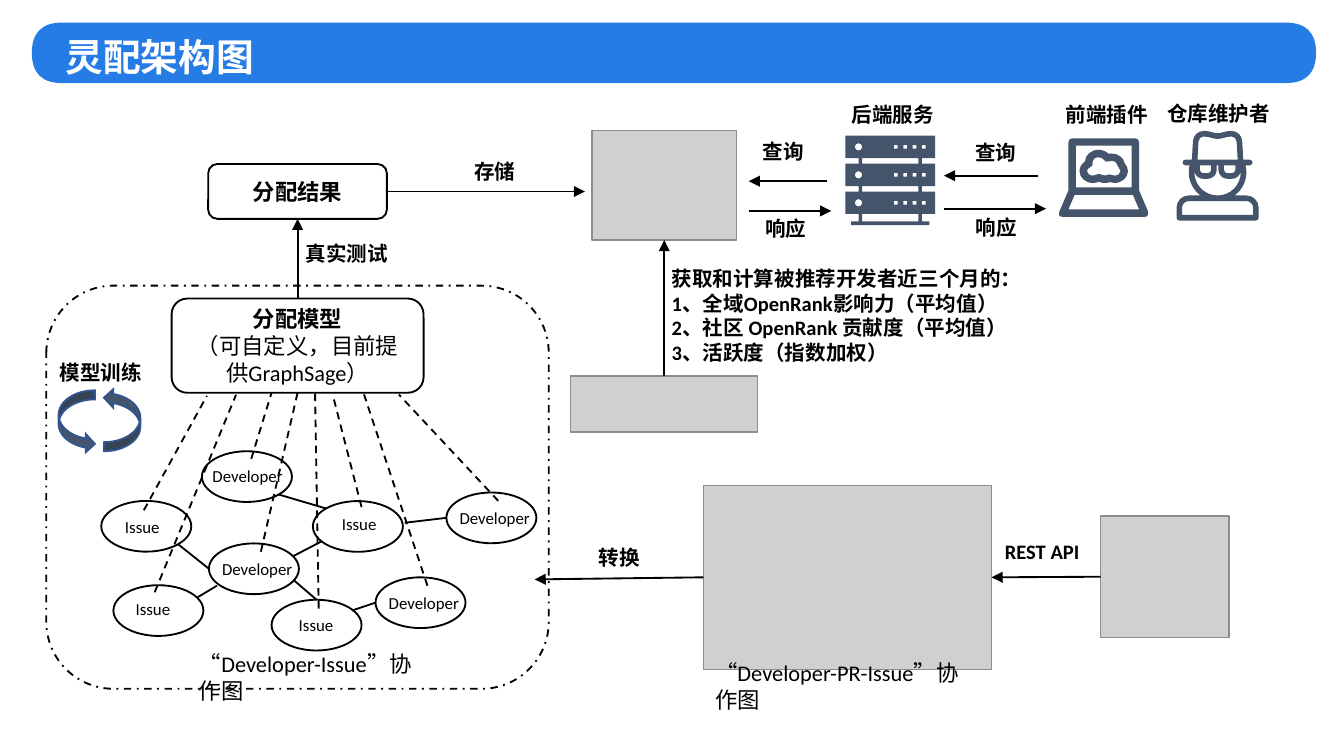
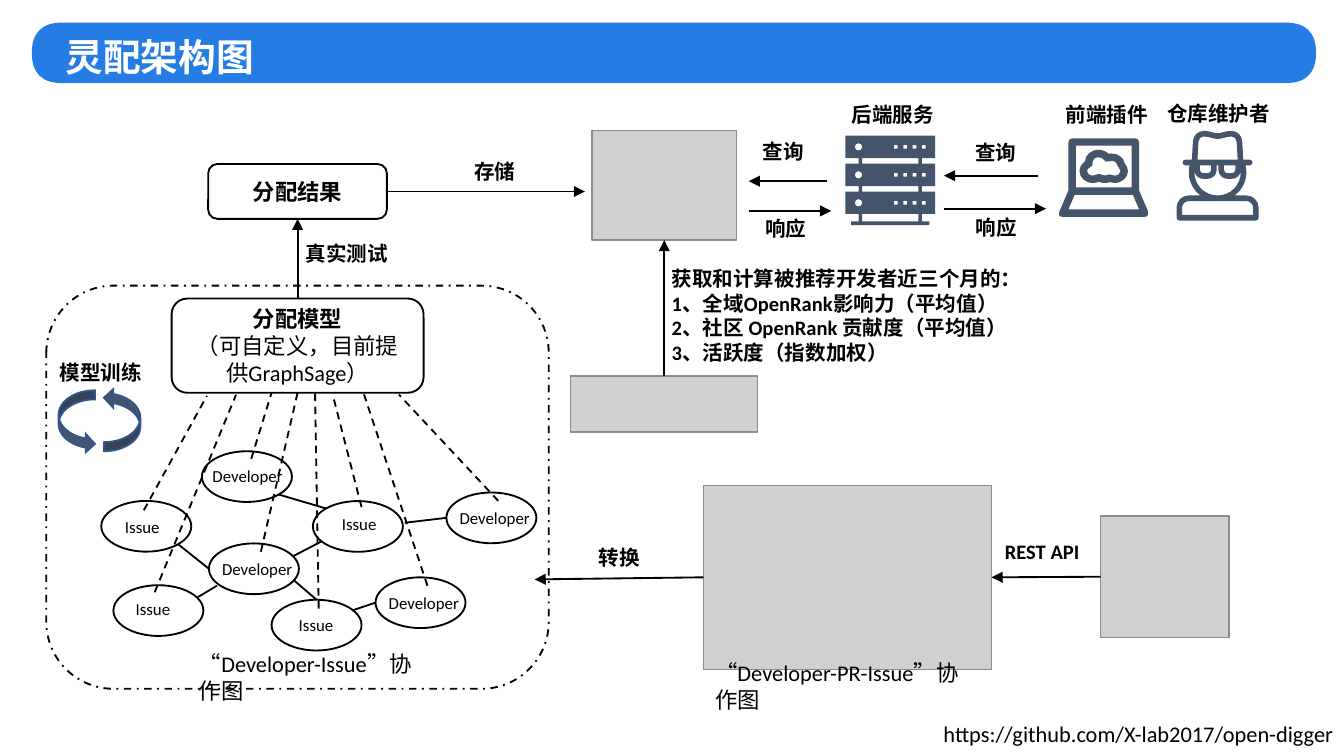
Before and after one commit to zhingoll/Issue-Assigner-BaaS, a slide deck: slide 16 of OpenRank杯初赛-灵配.pptx. Drawn at 1344x756 pixels with LibreOffice and Linux fonts; fonts in the diff are those of the drawing; grey boxes stand for pictures; background and template pictures are left out. Boxes give left, top, right and bottom in pixels: in the first picture for what was removed or moved away, otherwise in the second. Text is boxed around its words. In the diff, an @@ line names an element or a change of style, - is before the commit and + after.

```diff
--- a/OpenRank杯初赛-灵配.pptx
+++ b/OpenRank杯初赛-灵配.pptx
@@ text added at (943, 726, 1332, 746), 12 pt, text #000000 @@
+https://github.com/X-lab2017/open-digger
```
Also in this commit, not shown: 3 other slides changed.
